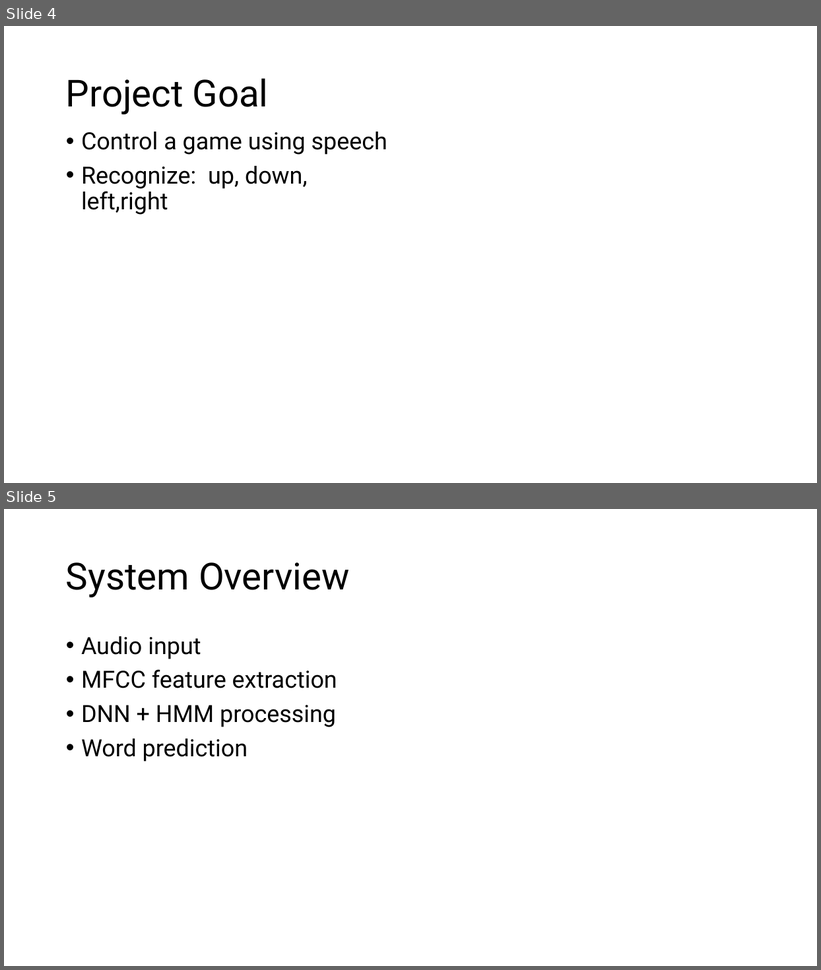
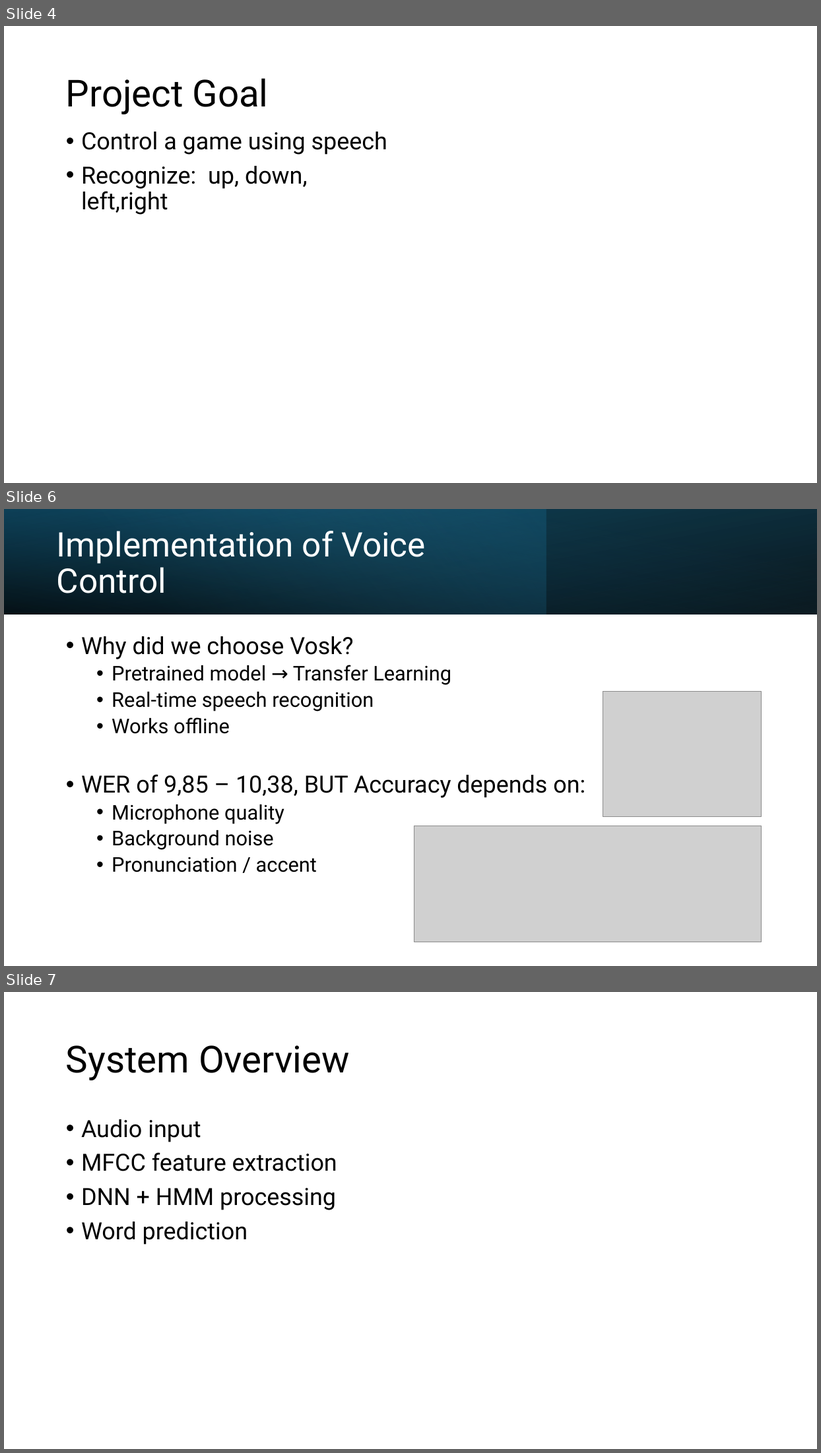
Before and after one commit to K1-mbf/Scibio_final_project, a slide deck: presentation.pptx. Shown one above the other, each under a label of ours: slides 4 and 5 before the commit, slides 4, 6 and 7 after it; the slides between them are not shown. The pictures are 821x970 and 821x1453 pixels, drawn with LibreOffice and Linux fonts; fonts in the diff are those of the drawing; grey boxes stand for pictures. Boxes give left, top, right and bottom in pixels: in the first picture for what was removed or moved away, otherwise in the second. Text is boxed around its words. In the diff, an @@ line names an element or a change of style, - is before the commit and + after.

Commit message:
Update presentation

```diff
--- a/presentation.pptx
+++ b/presentation.pptx
@@ slide 6 added at (x1=4, y1=509, x2=817, y2=966), background #FFFFFF @@
@@ rectangle added at (x1=4, y1=509, x2=817, y2=614), fill gradient #000000 to #104862 @@
@@ rectangle added at (x1=4, y1=509, x2=547, y2=614), fill gradient #156082 to #46B1E1 @@
@@ rectangle added at (x1=4, y1=509, x2=817, y2=614), fill gradient #000000 to #156082 @@
@@ title added at (x1=57, y1=531, x2=426, y2=593), 40 pt, text #FFFFFF @@
+Implementation of Voice Control
@@ text added at (x1=81, y1=636, x2=585, y2=873), 24 pt, text #000000 @@
+• Why did we choose Vosk?
+  • Pretrained model → Transfer Learning
+  • Real-time speech recognition
+  • Works offline
+• WER of 9,85 – 10,38, BUT Accuracy depends on:
+  • Microphone quality
+  • Background noise
+  • Pronunciation / accent
@@ picture added at (x1=603, y1=691, x2=761, y2=817) @@
@@ picture added at (x1=414, y1=826, x2=761, y2=942) @@
@@ what was slide 5 is now slide 7 @@
```
Also in this commit, not shown: 1 other slide added.
